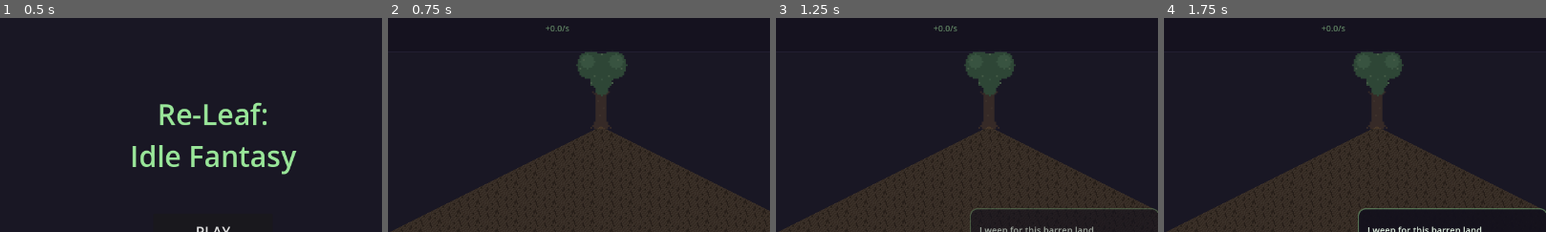
Above: before the commit, frames 1-4 (left to right).
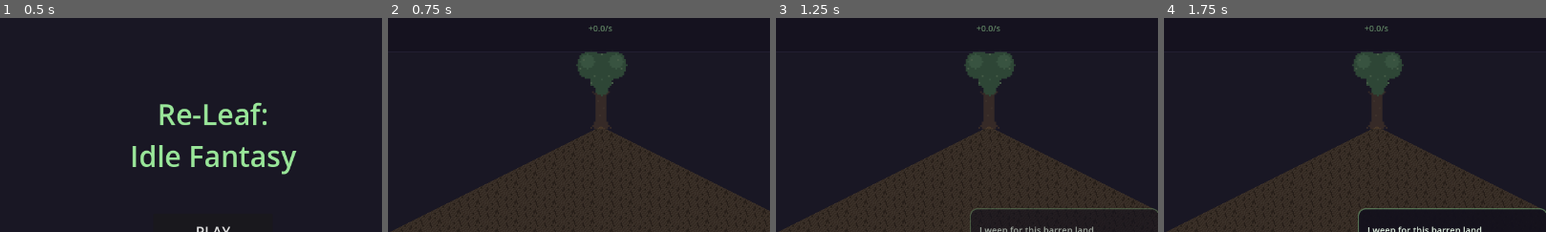
Above: after the commit, the same moments.

Repository: YEZHAA/Proyek-Game
Game: Godot game, scene res://src/main_menu.tscn
The game is run twice, just before and just after one commit, with the same random seed, the same clock (stepped at 60 frames per second) and the same inputs.
Inputs (mouse positions are % of the whole screen's width and height, from its top left):
- Up to frame 1 (0.5 s): no input
- Up to frame 2 (0.75 s): click "PLAY" at 0.5 s
- Up to frame 3 (1.25 s): no input
- Up to frame 4 (1.75 s): click (87, 5) at 1.25 s
The pictures show only the part of the screen within x 22-72%, y 3-53%; the shares and areas given below are measured in that part.

Frame 1 is identical in both runs. In frame 2, 0.2% of the frame differs, in the area x 41-59%, y 3-7%; in frame 3, 0.2%; in frame 4, 0.2%.

Commit message:
Center HUD production rate

Diff:
--- a/src/ui/hud.gd
+++ b/src/ui/hud.gd
@@ -9,6 +9,8 @@
 var _skill_btn: TextureButton
 var _bestiary_btn: TextureButton
 var _panel: PanelContainer
+
+const TOP_BAR_HEIGHT := 80.0
 
 
 func _ready() -> void:
@@ -30,9 +32,15 @@
 	style.border_color = Color(0.25, 0.22, 0.35, 0.4)
 	_panel.add_theme_stylebox_override("panel", style)
 	_panel.position = Vector2(0, 0)
-	_panel.size = Vector2(GameData.VIEWPORT_SIZE.x, 80)
+	_panel.size = Vector2(_get_viewport_width(), TOP_BAR_HEIGHT)
+
+	var content := Control.new()
+	content.name = "HudContent"
+	content.mouse_filter = Control.MOUSE_FILTER_IGNORE
 
 	var hbox := HBoxContainer.new()
+	hbox.name = "HudRow"
+	hbox.set_anchors_and_offsets_preset(Control.PRESET_FULL_RECT)
 	hbox.add_theme_constant_override("separation", 8)
 	hbox.alignment = BoxContainer.ALIGNMENT_CENTER
 
@@ -50,16 +58,18 @@
 	_dewdrop_label.text = "0.0"
 	_dewdrop_label.add_theme_font_size_override("font_size", 28)
 	_dewdrop_label.add_theme_color_override("font_color", Color(0.6, 0.85, 1.0))
-	_dewdrop_label.size_flags_horizontal = Control.SIZE_EXPAND_FILL
 	hbox.add_child(_dewdrop_label)
 
 	# ── Income rate (small secondary text) ──
 	_income_label = Label.new()
 	_income_label.name = "IncomeRateLabel"
 	_income_label.text = "+0.0/s"
+	_income_label.set_anchors_and_offsets_preset(Control.PRESET_FULL_RECT)
+	_income_label.horizontal_alignment = HORIZONTAL_ALIGNMENT_CENTER
+	_income_label.vertical_alignment = VERTICAL_ALIGNMENT_CENTER
+	_income_label.mouse_filter = Control.MOUSE_FILTER_IGNORE
 	_income_label.add_theme_font_size_override("font_size", 14)
 	_income_label.add_theme_color_override("font_color", Color(0.5, 0.7, 0.5, 0.7))
-	hbox.add_child(_income_label)
 
 	# ── Spacer ──
 	var spacer := Control.new()
@@ -80,12 +90,24 @@
 	menu_btn.pressed.connect(func(): get_tree().change_scene_to_file("res://src/main_menu.tscn"))
 	hbox.add_child(menu_btn)
 
-	_panel.add_child(hbox)
+	content.add_child(hbox)
+	content.add_child(_income_label)
+	_panel.add_child(content)
 	add_child(_panel)
+
+	get_viewport().size_changed.connect(_sync_panel_size)
 
 	# ── Connect signals ──
 	GameManager.dewdrops_changed.connect(_on_dewdrops_changed)
 	_on_dewdrops_changed(GameManager.dewdrops)
+
+
+func _get_viewport_width() -> float:
+	return get_viewport().get_visible_rect().size.x
+
+
+func _sync_panel_size() -> void:
+	_panel.size = Vector2(_get_viewport_width(), TOP_BAR_HEIGHT)
 
 
 func _make_icon_btn(texture_name: String, overlay_name: String, btn_name: String) -> TextureButton:
